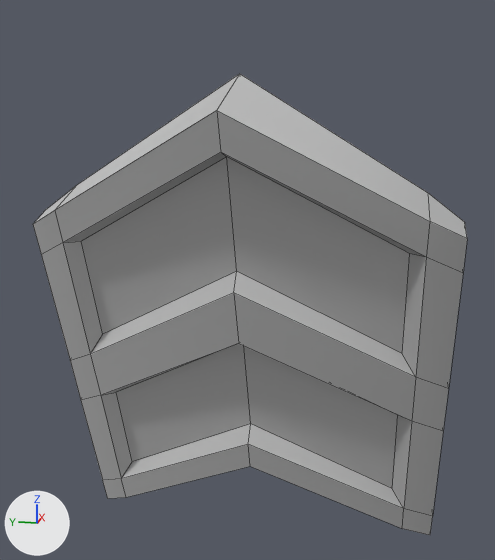
A saved change to the OBJ model EndlessRunner/assets/Models/Data/SpeedBoost.obj.
One viewpoint serves both versions: a 50 mm camera at (-1.687, -0.325, 0.668) aimed at (-0.058, 0.001, 0.26). Lighting does not change. The marker at lower left points along +X, +Y and +Z. Mesh edges are drawn as thin lines. Where no turn or scale is listed for an object, it has been applied to the vertices.

In view in the first picture: 'SpeedBoost'.
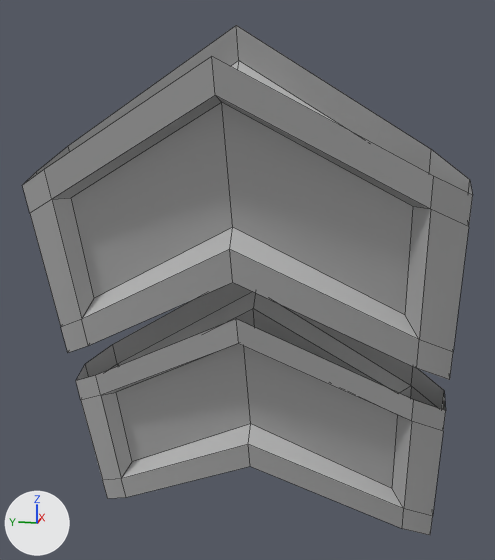
The newer file is also turned or shifted as a whole; pictures and numbers use the older file's frame.

Where the change shows, as pixel boxes (x1, y1, x2, y2) in the pictures (495 x 560 px):
'SpeedBoost', reshaped (11% taller): before (33, 74, 467, 535); after (22, 25, 473, 535)
part 1 of me_speedboost, added: after (22, 25, 473, 380)
part 2 of me_speedboost, cut back: before (33, 74, 467, 429); after (76, 283, 446, 429)

Edits to the bpy script that builds the scene:
```text
Change me_speedboost:
    used by ob_speedboost; location = (0.0, 0.0, 0.0)
    remove me_speedboost.from_pydata(...)  # 84 vertices, 82 faces; spans x -0.366..0.233, y -0.5..0.5, z -0.534..0.748
    add me_speedboost.from_pydata(...)  # 104 vertices, 92 faces; spans x -0.401..0.233, y -0.5..0.5, z -0.534..0.844
    me_speedboost part 1: a new loose piece of 52 vertices spanning x -0.401..0.027, y -0.5..0.5, z 0.032..0.844, in mat_initialshadinggroup (grey #bcbcbc)
    me_speedboost part 2
    42 vertices are removed from x -0.366..0.037, y -0.5..0.5, z 0.004..0.748
    46 faces are deleted
    3 vertices are added at (0.062, 0.417, 0.023), (0.02, 0.0, 0.278), (0.062, -0.417, 0.023)
    7 new vertices lie (-0.025, 0.0, 0.069) away from vertices in x -0.17..0.079, y -0.5..0.5, z -0.133..0.131
    10 new faces join them
```
